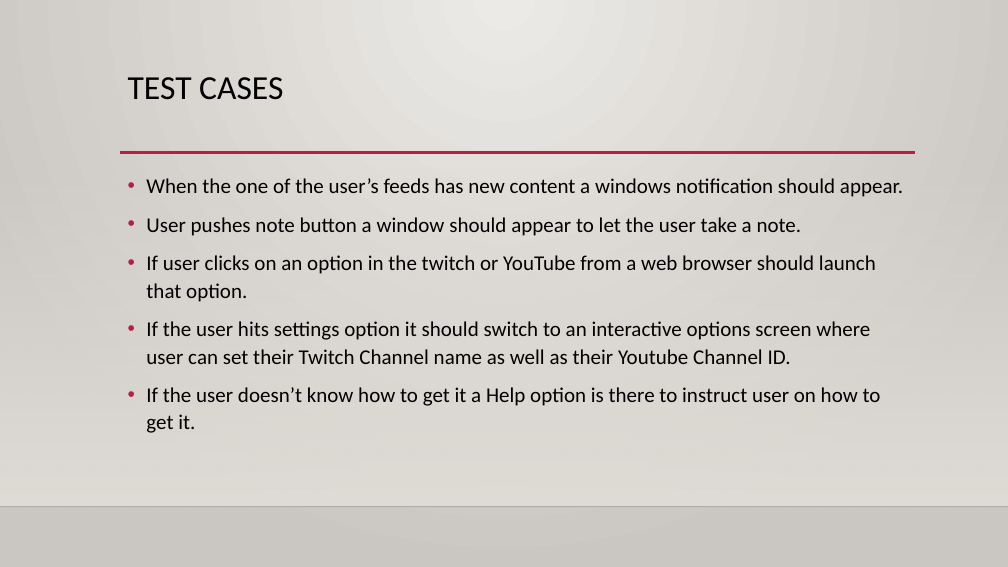
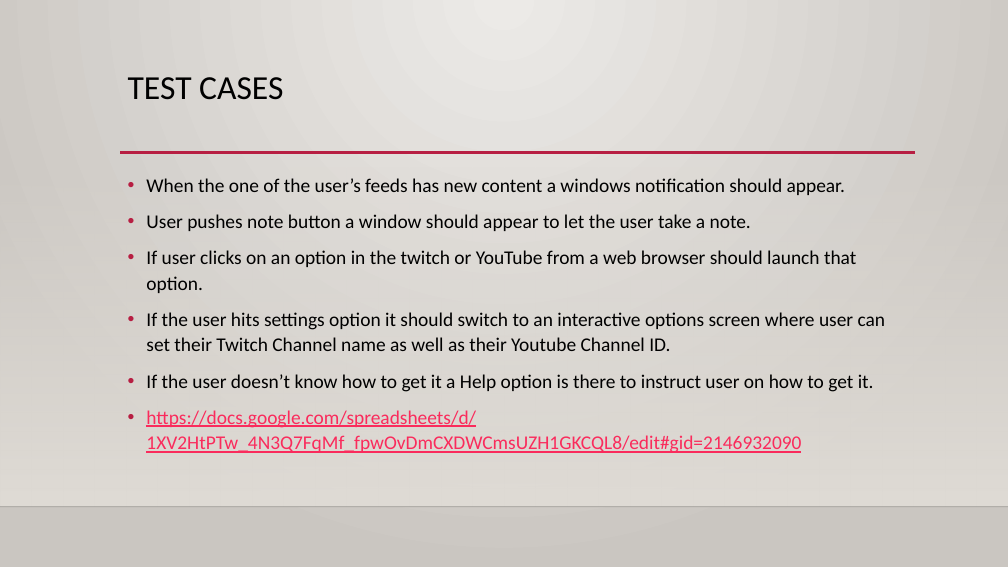
Before and after one commit to CyanBlob/CSCE4444, a slide deck: slide 7 of documentation/GroupPP.pptx (slide 6 before the commit). Drawn at 1008x567 pixels with LibreOffice and Linux fonts; fonts in the diff are those of the drawing; background and template pictures are left out. Boxes give left, top, right and bottom in pixels: in the first picture for what was removed or moved away, otherwise in the second. Text is boxed around its words. In the diff, an @@ line names an element or a change of style, - is before the commit and + after.

```diff
--- a/documentation/GroupPP.pptx
+++ b/documentation/GroupPP.pptx
@@ text at box(146, 178, 886, 392): size 20 to 18.5 pt in "When the one of the user’s feeds ...", "User pushes note button a window should ...", "If user clicks on an option in ...", "If the user hits settings option it ..." and 1 more places @@
@@ text at box(146, 410, 801, 453): paragraph added @@
+• https://docs.google.com/spreadsheets/d/1XV2HtPTw_4N3Q7FqMf_fpwOvDmCXDWCmsUZH1GKCQL8/edit#gid=2146932090
```
Also in this commit, not shown: 3 other slides changed, 1 slide added.
